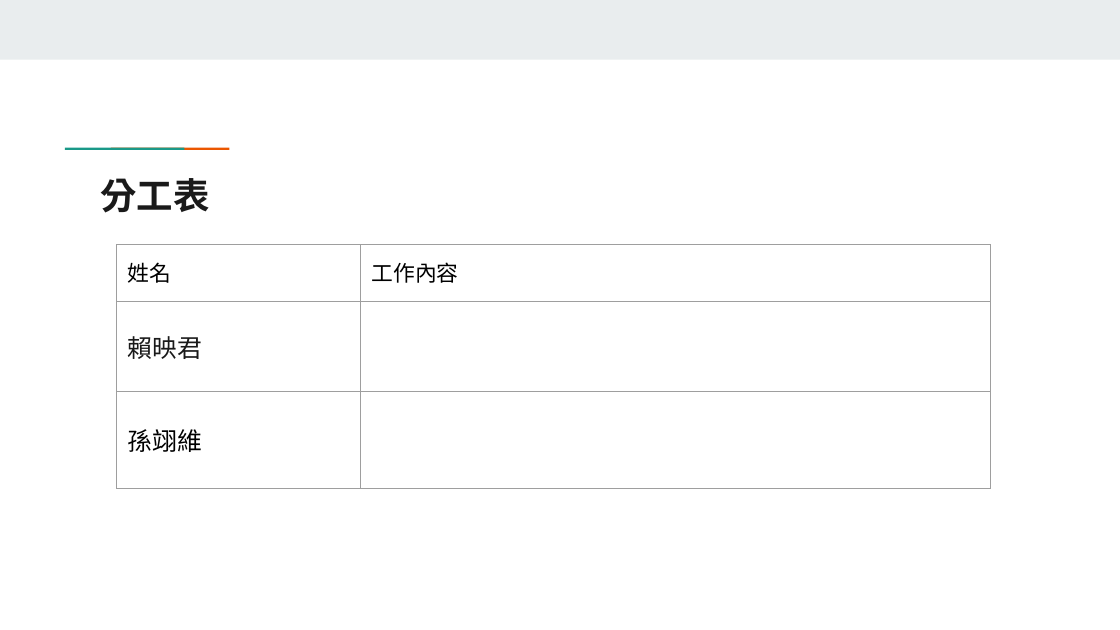
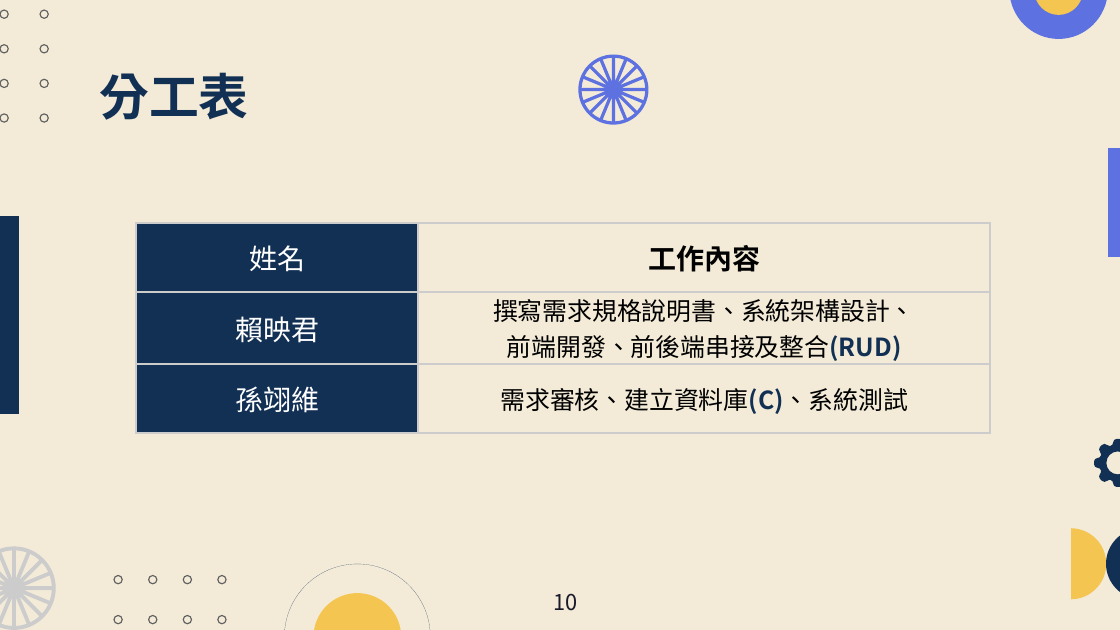
Before and after one commit to 2111518/Dormitory-repair-management-system, a slide deck: slide 11 of 期末報告.pptx (slide 13 before the commit). Drawn at 1120x630 pixels with LibreOffice and Linux fonts; fonts in the diff are those of the drawing. Boxes give left, top, right and bottom in pixels: in the first picture for what was removed or moved away, otherwise in the second. Text is boxed around its words. In the diff, an @@ line names an element or a change of style, - is before the commit and + after.

```diff
--- a/期末報告.pptx
+++ b/期末報告.pptx
@@ background #FFFFFF to #F3EBD8 @@
@@ rectangle removed at (0, 0, 1120, 59) @@
@@ group added at (0, 10, 48, 122): 8 freeform shapes @@
@@ freeform shape added at (1009, 0, 1108, 39), fill #5D71E0 @@
@@ freeform shape added at (1034, 0, 1083, 16), fill #F4C551 @@
@@ title "分工表": place and size @@
-title "分工表" at (101, 178, 210, 213)
+title "分工表" at (99, 72, 248, 120)
@@ title "分工表" at (99, 72, 248, 120): size 23.4 to 32 pt, font Manrope to Noto Sans CJK SC, text colour #1A1A1A to #123054 @@
@@ freeform shape added at (578, 55, 648, 125), fill #5D71E0 @@
@@ rectangle removed at (102, 146, 148, 151) @@
@@ rectangle removed at (147, 146, 193, 151) @@
@@ freeform shape added at (1108, 148, 1120, 256), fill #5D71E0 @@
@@ freeform shape added at (0, 216, 19, 414), fill #123054 @@
@@ table added at (136, 223, 990, 430), 3 rows, 2 columns @@
+姓名 | 工作內容
+賴映君 | 撰寫需求規格說明書、系統架構設計、 / 前端開發、前後端串接及整合(RUD)
+孫翊維 | 需求審核、建立資料庫(C)、系統測試
@@ table removed at (116, 245, 991, 613), 3 rows, 2 columns @@
-姓名 | 工作內容
-賴映君 | 
-孫翊維 | 
@@ freeform shape added at (1094, 439, 1120, 487), fill #123054 @@
@@ freeform shape added at (1071, 529, 1105, 600), fill #F4C551 @@
@@ freeform shape added at (1107, 529, 1120, 600), fill #123054 @@
@@ freeform shape added at (0, 547, 56, 630), fill #CCCCCC @@
@@ freeform shape added at (284, 563, 430, 630), outline #123054 0.05 pt @@
@@ group added at (114, 576, 226, 624): 8 freeform shapes @@
@@ freeform shape added at (314, 594, 401, 630), fill #F4C551 @@
@@ text added at (553, 593, 577, 611), 14 pt, text #191A2A @@
+10
```
Also in this commit, not shown: 10 other slides changed, 2 slides added, 4 slides removed.
